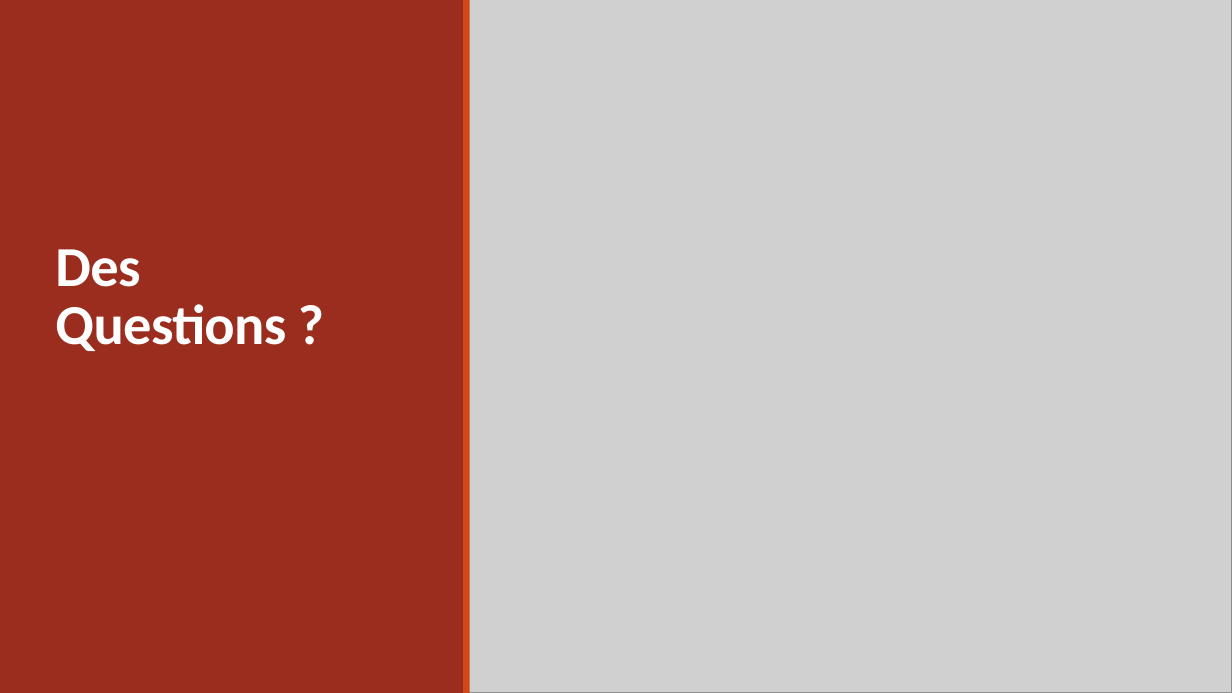
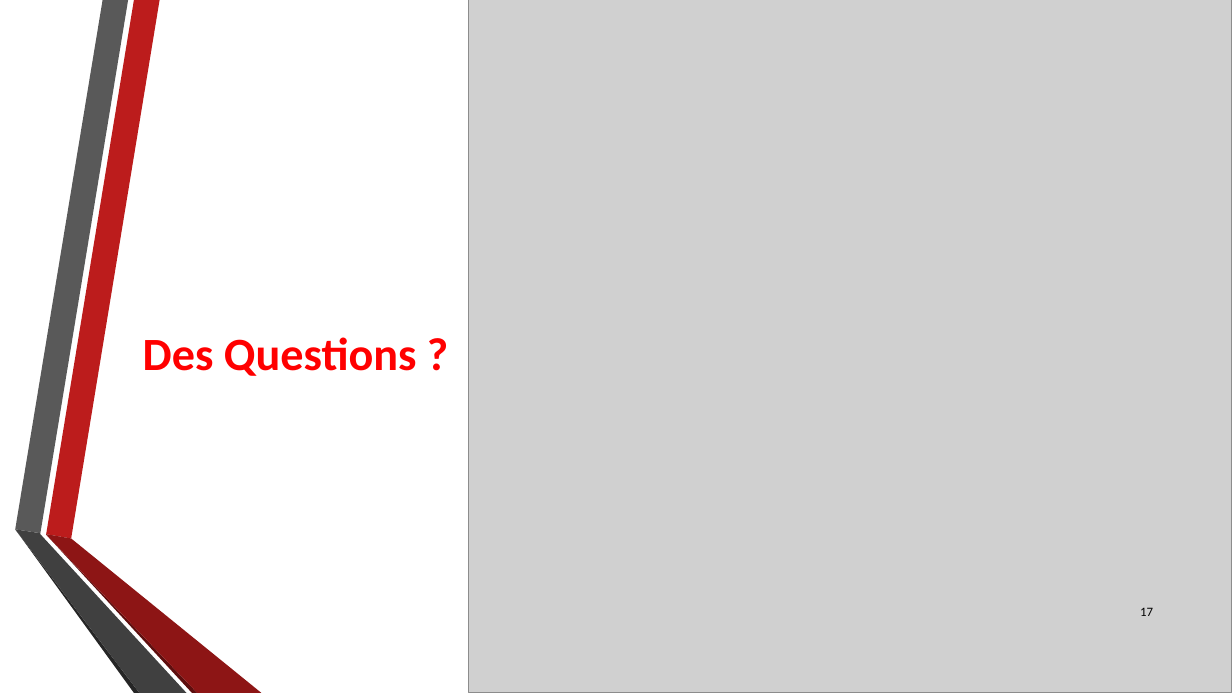
Before and after one commit to Taikylah/Projet-Groupe-4, a slide deck: slide 17 of Présentation.pptx (slide 11 before the commit). Drawn at 1232x693 pixels with LibreOffice and Linux fonts; fonts in the diff are those of the drawing; grey boxes stand for pictures. Boxes give left, top, right and bottom in pixels: in the first picture for what was removed or moved away, otherwise in the second. Text is boxed around its words. In the diff, an @@ line names an element or a change of style, - is before the commit and + after.

```diff
--- a/Présentation.pptx
+++ b/Présentation.pptx
@@ rectangle removed at [0,0,463,693] @@
@@ rectangle removed at [463,0,470,693] @@
@@ line removed from (121, 176) to (1128, 176) @@
@@ title "Des Questions ?": place and size @@
-title "Des Questions ?" at [55,249,286,351]
+title "Des Questions ?" at [143,337,417,376]
@@ title "Des Questions ?" at [143,337,417,376]: size 44 to 36 pt, text colour #FFFFFF to #FF0000, letter spacing -0.5 to 0 pt; alignment left to centre; line spacing 0.85 to 1 @@
@@ line removed from (122, 439) to (1120, 439) @@
@@ group added at [15,0,262,693]: 6 freeform shapes @@
@@ page number added at [1140,607,1153,616], 10 pt, text #000000 @@
+17
@@ rectangle removed at [0,647,1232,693] @@
@@ rectangle removed at [0,640,1232,647] @@
```
Also in this commit, not shown: 5 other slides changed, 11 slides added, 5 slides removed, 8 other files.
